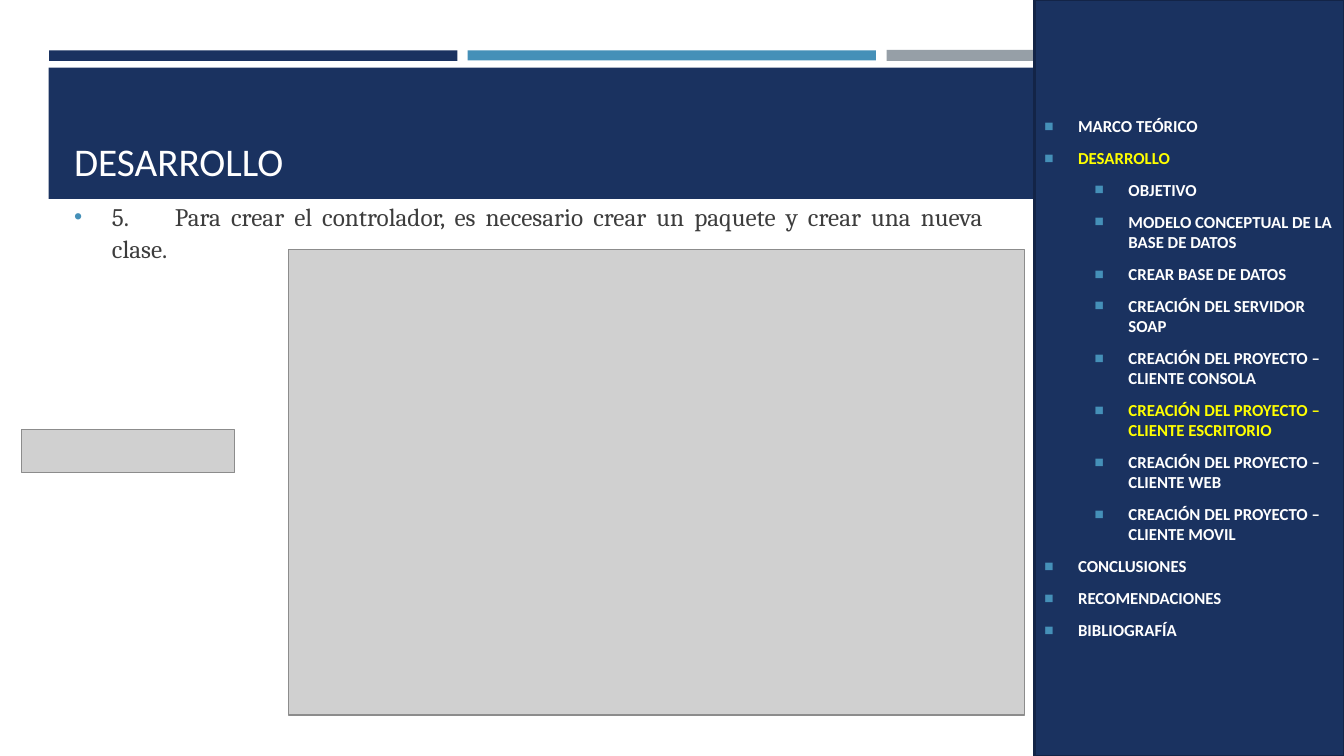
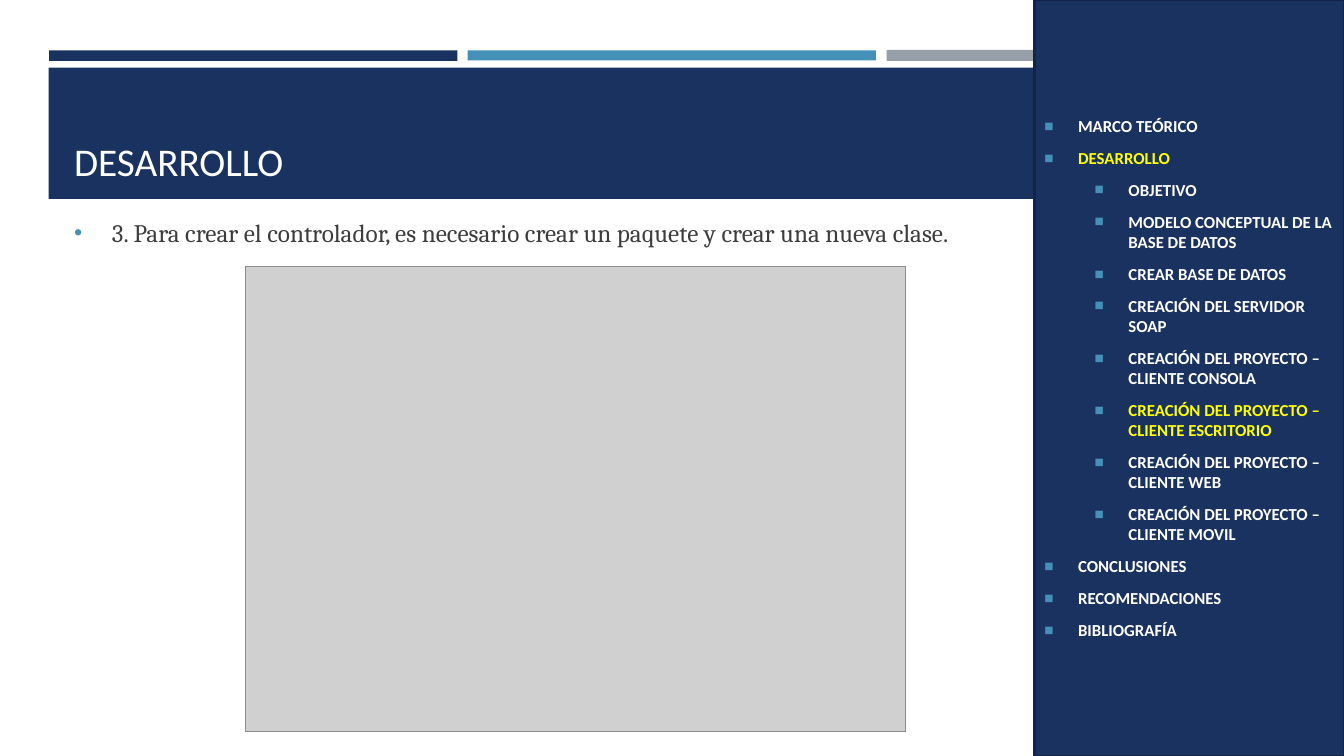
Before and after one commit to MateoMedranda/SoftwareArchitecture_Monster, a slide deck: slide 28 of TG.1.1. PAO202651_EUREKABANK_SOAP_JAVA_NRC36884_GR07/05. DOCUMENTACION/SOAP_EUREKABANK_JAVA_SOAP_GR07.pptx (slide 31 before the commit). Drawn at 1344x756 pixels with LibreOffice and Linux fonts; fonts in the diff are those of the drawing; grey boxes stand for pictures. Boxes give left, top, right and bottom in pixels: in the first picture for what was removed or moved away, otherwise in the second. Text is boxed around its words. In the diff, an @@ line names an element or a change of style, - is before the commit and + after.

Commit message:
doc: presentación completa para soap java bdd

```diff
--- a/TG.1.1. PAO202651_EUREKABANK_SOAP_JAVA_NRC36884_GR07/05. DOCUMENTACION/SOAP_EUREKABANK_JAVA_SOAP_GR07.pptx
+++ b/TG.1.1. PAO202651_EUREKABANK_SOAP_JAVA_NRC36884_GR07/05. DOCUMENTACION/SOAP_EUREKABANK_JAVA_SOAP_GR07.pptx
@@ text at box(112, 224, 948, 248): text changed @@
-• 5. Para crear el controlador, es necesario crear un paquete y crear una nueva clase.
+• 3. Para crear el controlador, es necesario crear un paquete y crear una nueva clase.
@@ picture: place and size @@
-picture at box(289, 250, 1025, 716)
+picture at box(245, 266, 905, 732)
@@ picture removed at box(22, 430, 235, 473) @@
```
Also in this commit, not shown: 27 other slides changed, 2 slides removed, 2 other files.
